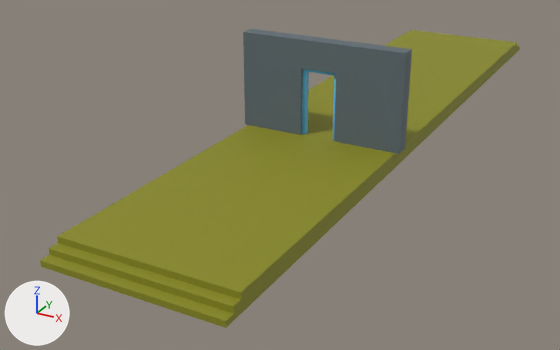
What one commit did to the FBX model OSB3D/Assets/Prefabs/Import/Buildings/BP05_F01_01.fbx.
The view is the same before and after, from a 50 mm camera at (32.2, -63.4, 9.0) aimed at (20.7, -42.5, -1.4). Arrows for +X, +Y and +Z are at lower left; the lights stay in place. Vertices at the same position are counted once.

Objects in the first picture: 'BP05_F01_01'.
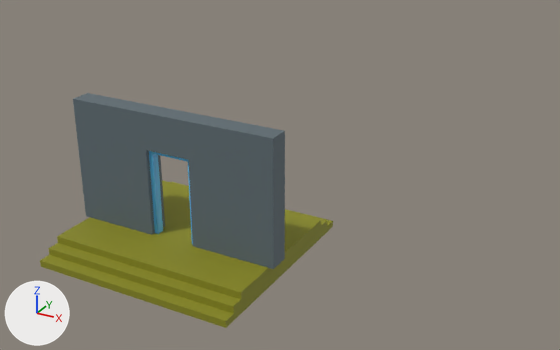
Where the change shows, as pixel boxes [x1, y1, x2, y2] in the pictures (560 x 350 px; the box of a moved part takes in the faces that stretch with it):
'BP05_F01_01', reshaped (39% narrower, 21% shorter)
    before: [40, 29, 520, 328]
    after: [40, 93, 333, 328]
part 1 of me_cube_003, moved or reshaped
    before: [302, 69, 336, 140]
    after: [149, 151, 193, 244]
part 2 of me_cube_003, moved or reshaped
    before: [516, 44, 520, 53]
    after: [162, 181, 333, 237]
part 3 of me_cube_003, moved or reshaped
    before: [308, 30, 517, 163]
    after: [162, 182, 321, 276]
part 4 of me_cube_003, moved or reshaped
    before: [86, 29, 412, 273]
    after: [73, 93, 285, 273]

What the commit changed:
me_cube_003 is used by ob_bp05_f01_01; location (22.5, -40.0, 2.5).
me_cube_003 had 97 vertices, 63 faces and spanned x -2.6..2.6, y -12.5..12.5, z -2.5..1.0.
me_cube_003 now has 97 vertices, 63 faces and spans x -2.6..2.6, y -12.5..-7.5, z -2.5..1.0.
me_cube_003 part 1: the loose piece of 26 vertices spanning x -0.6..0.5, y -3.2..-3.0, z -2.0..0.1 is moved by (0.0, -7.5, 0.0).
me_cube_003 part 2: the loose piece of 16 vertices spanning x -2.5..2.5, y 11.8..12.5, z -2.5..-2.0 is moved by (0.0, -20.0, 0.0).
me_cube_003 part 3: 4 of the vertices in x -2.5..2.5, y 11.8, z -2.5..-2.0 are moved by (0.0, -20.0, 0.0).
me_cube_003 part 4: 37 of the vertices in x -2.6..2.6, y -3.3..-2.8, z -2.5..1.0 are moved by (0.0, -7.5, 0.0).
